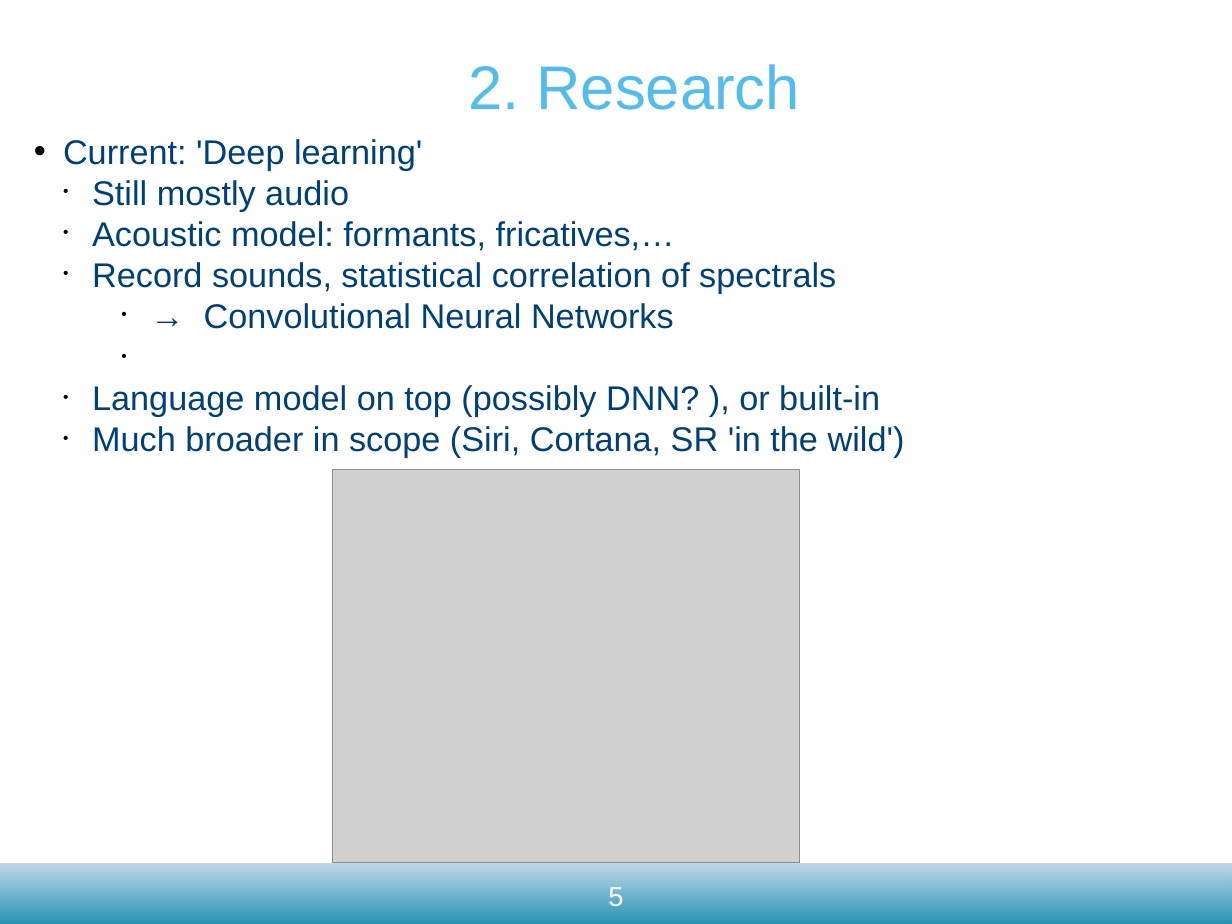
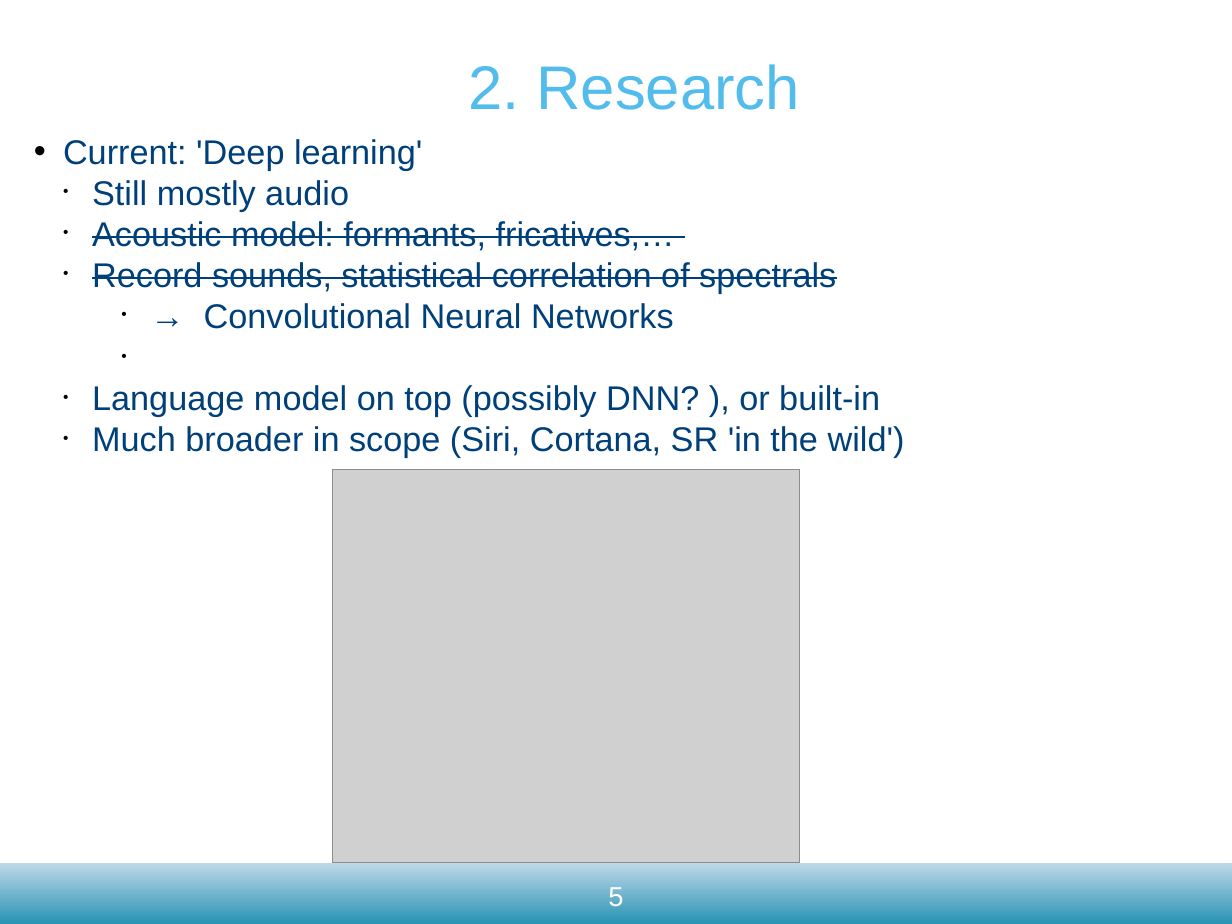
Before and after one commit to matthijsvk/multimodalSR, a slide deck: slide 5 of report/tussentijdse/convNetsSR21dec2017.odp. Drawn at 1232x924 pixels with LibreOffice and Linux fonts; fonts in the diff are those of the drawing; grey boxes stand for pictures; background and template pictures are left out. Boxes give left, top, right and bottom in pixels: in the first picture for what was removed or moved away, otherwise in the second. Text is boxed around its words. In the diff, an @@ line names an element or a change of style, - is before the commit and + after.

```diff
--- a/report/tussentijdse/convNetsSR21dec2017.odp
+++ b/report/tussentijdse/convNetsSR21dec2017.odp
@@ text at [92,221,836,293]: strikethrough on in "Acoustic model: formants, fricatives,…", "Record sounds, statistical correlation of spectrals" @@
```
Also in this commit, not shown: 5 other slides changed, 3 other files.
